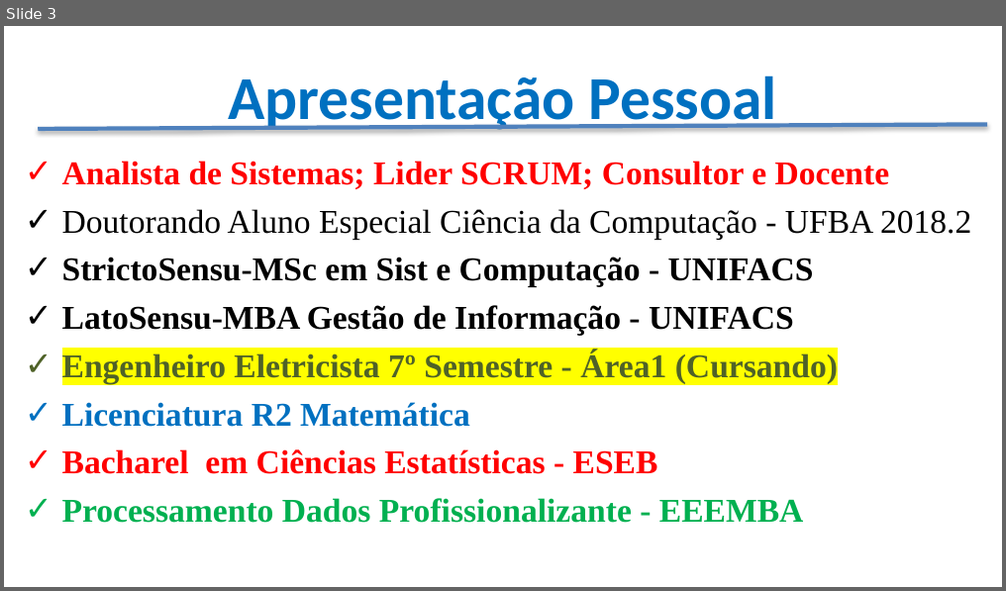
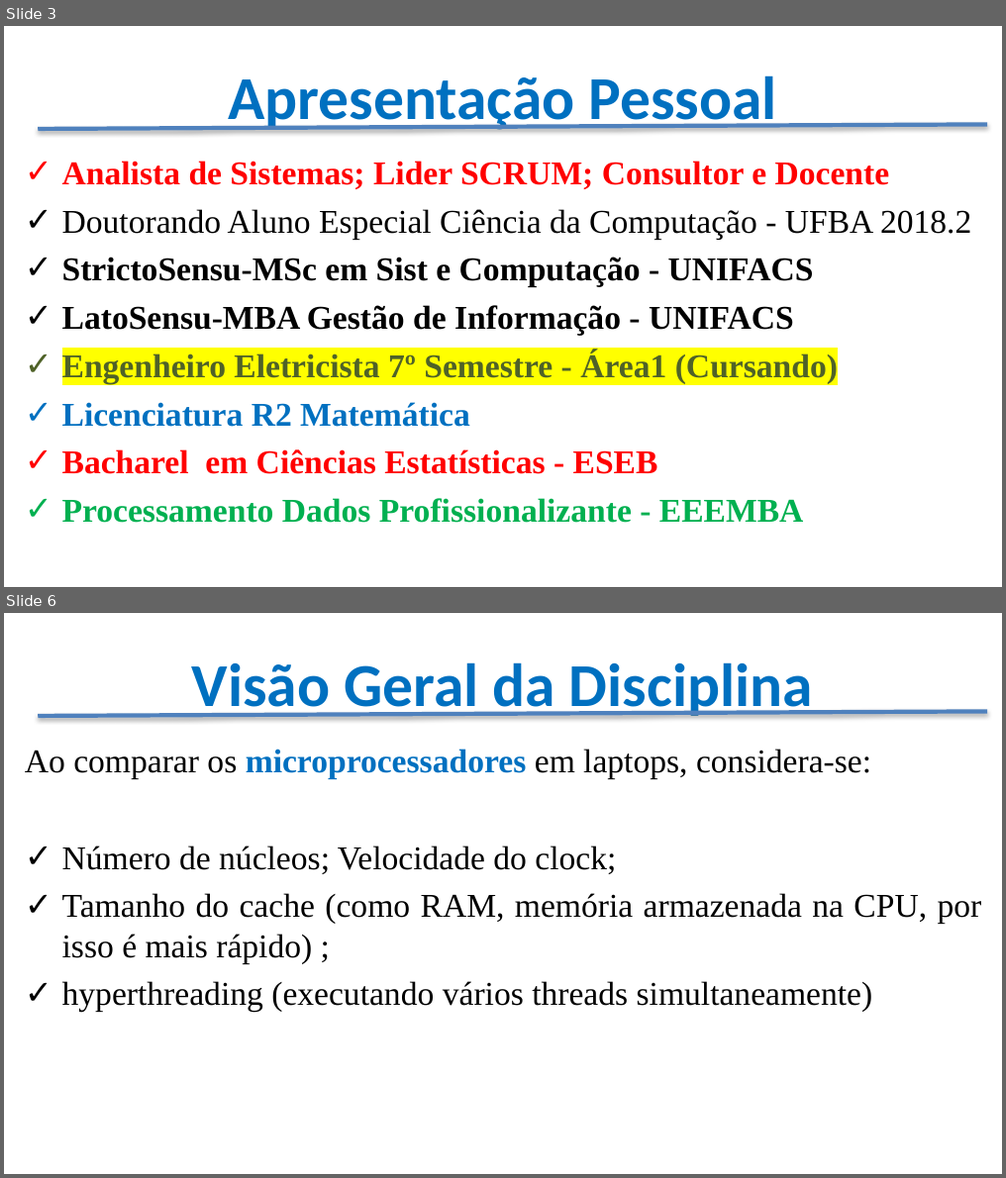
Before and after one commit to CloudEducationBrazil/WydenArea1ProgramacaoMicrocontroladores, a slide deck: Apresentação - Programação Microcontroladores.pptx. Shown one above the other, each under a label of ours: slide 3 before the commit, slides 3 and 6 after it; the slides between them are not shown. The pictures are 1006x591 and 1006x1178 pixels, drawn with LibreOffice and Linux fonts; fonts in the diff are those of the drawing; background and template pictures are left out. Boxes give left, top, right and bottom in pixels: in the first picture for what was removed or moved away, otherwise in the second. Text is boxed around its words. In the diff, an @@ line names an element or a change of style, - is before the commit and + after.

Commit message:
Apresentação da disciplina Microcontroladores.

```diff
--- a/Apresentação - Programação Microcontroladores.pptx
+++ b/Apresentação - Programação Microcontroladores.pptx
@@ slide 6 added at [4, 613, 1002, 1174], background picture (left out) @@
@@ title added at [192, 663, 813, 721], 44 pt, text #0070C0, bold @@
+Visão Geral da Disciplina
@@ line added from (38, 716) to (987, 712), #4F81BD 3 pt @@
@@ text added at [25, 749, 982, 1012], 24 pt, text #000000 @@
+Ao comparar os microprocessadores em laptops, considera-se:
+✓ Número de núcleos; Velocidade do clock;
+✓ Tamanho do cache (como RAM, memória armazenada na CPU, por isso é mais rápido) ;
+✓ hyperthreading (executando vários threads simultaneamente)
```
Also in this commit, not shown: 12 slides changed, 6 other slides added, 2 slides removed.
